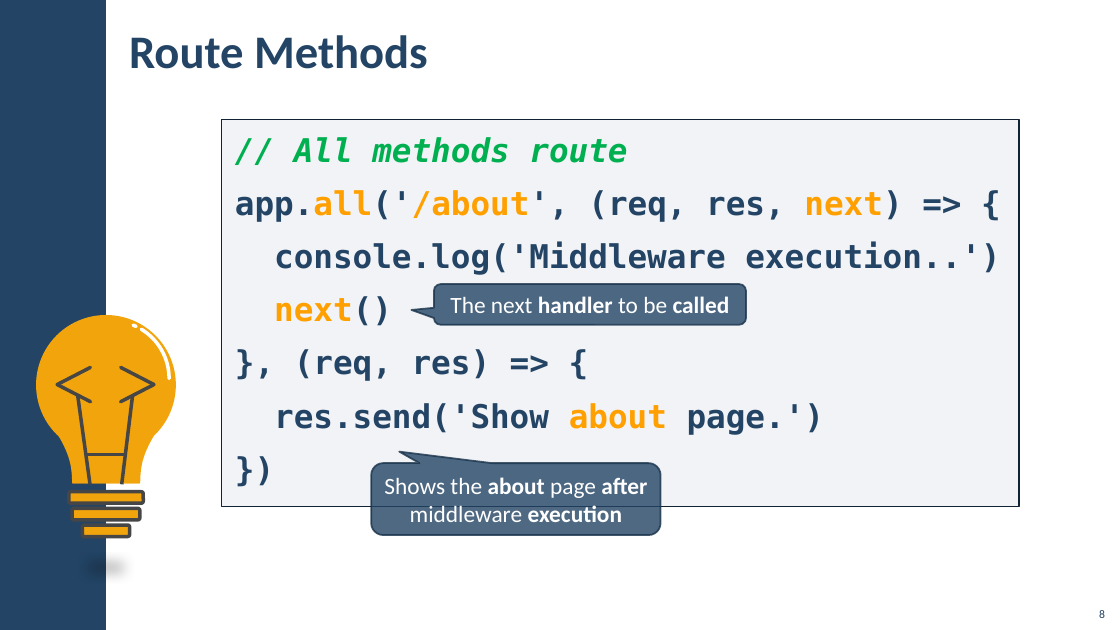
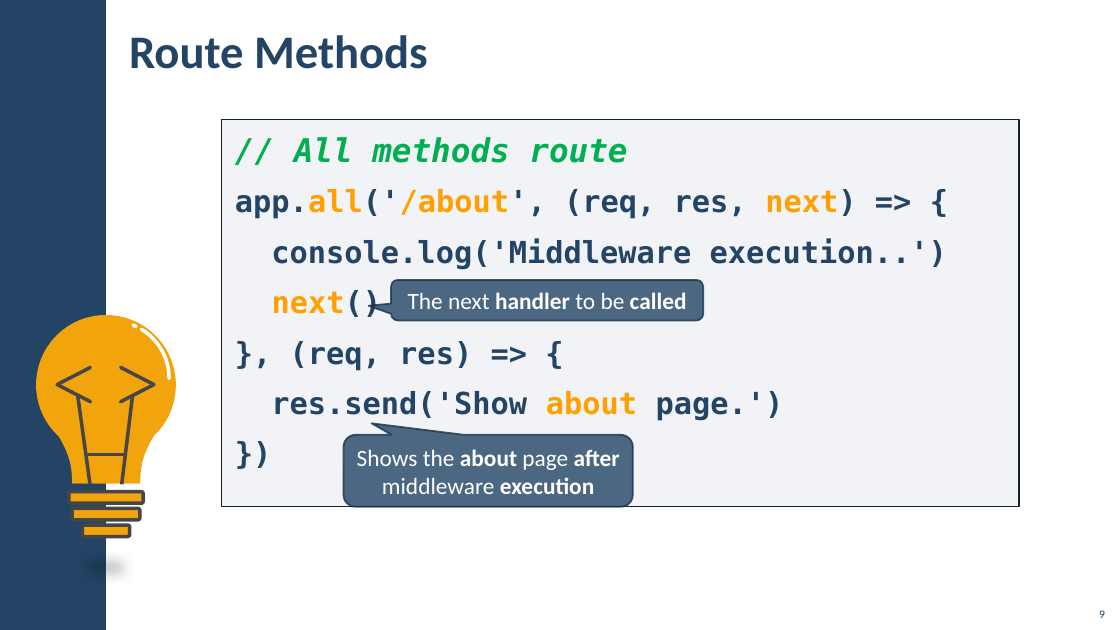
Before and after one commit to ErayErol/Software-University-Courses, a slide deck: slide 9 of 2021.09 - [ JS Back End ]/03 - [ ExpressJS and Templating ]/00 - [ Resources ]/Presentation.pptx (slide 8 before the commit). Drawn at 1120x630 pixels with LibreOffice and Linux fonts; fonts in the diff are those of the drawing; background and template pictures are left out. Boxes give left, top, right and bottom in pixels: in the first picture for what was removed or moved away, otherwise in the second. Text is boxed around its words. In the diff, an @@ line names an element or a change of style, - is before the commit and + after.

```diff
--- a/2021.09 - [ JS Back End ]/03 - [ ExpressJS and Templating ]/00 - [ Resources ]/Presentation.pptx
+++ b/2021.09 - [ JS Back End ]/03 - [ ExpressJS and Templating ]/00 - [ Resources ]/Presentation.pptx
@@ text at <box>235,189,947,420</box>: size 28 to 26 pt in "app.all('/about', (req, res, next) => {", "console.log('Middleware execution..')", "next()", "}, (req, res) => {" and 2 more places @@
@@ rounded speech box "The next handler to be ...": place and size @@
-rounded speech box "The next handler to be ..." at <box>434,284,747,324</box>
+rounded speech box "The next handler to be ..." at <box>392,280,704,320</box>
@@ rounded speech box "Shows the about page after ...": place and size @@
-rounded speech box "Shows the about page after ..." at <box>371,463,660,535</box>
+rounded speech box "Shows the about page after ..." at <box>344,435,633,507</box>
```
Also in this commit, not shown: 13 other slides changed, 4 slides added, 5 other files.
